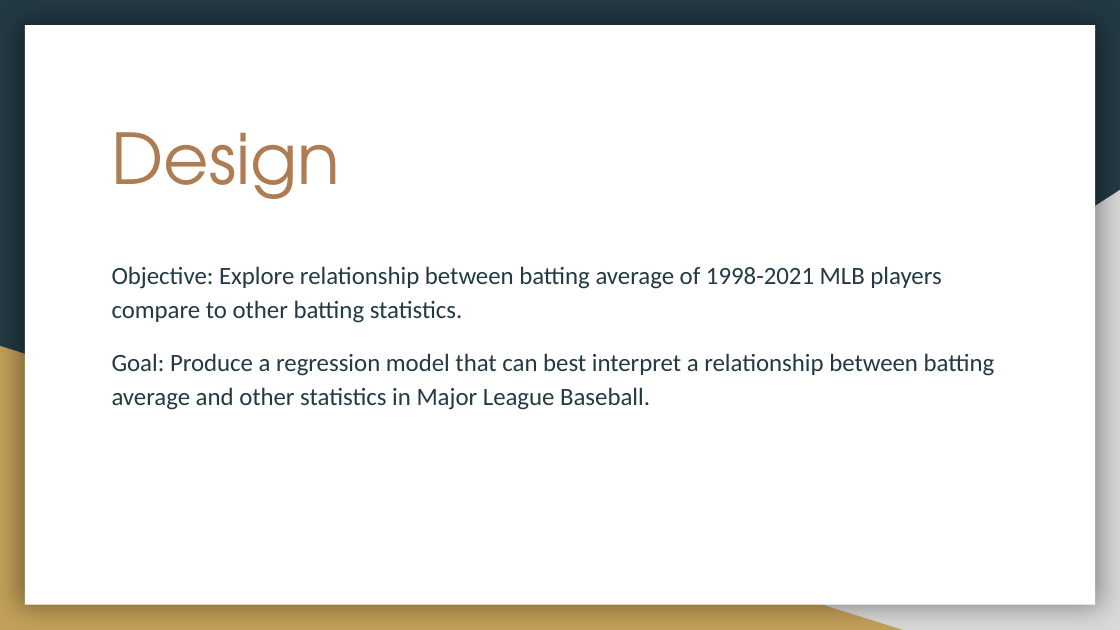
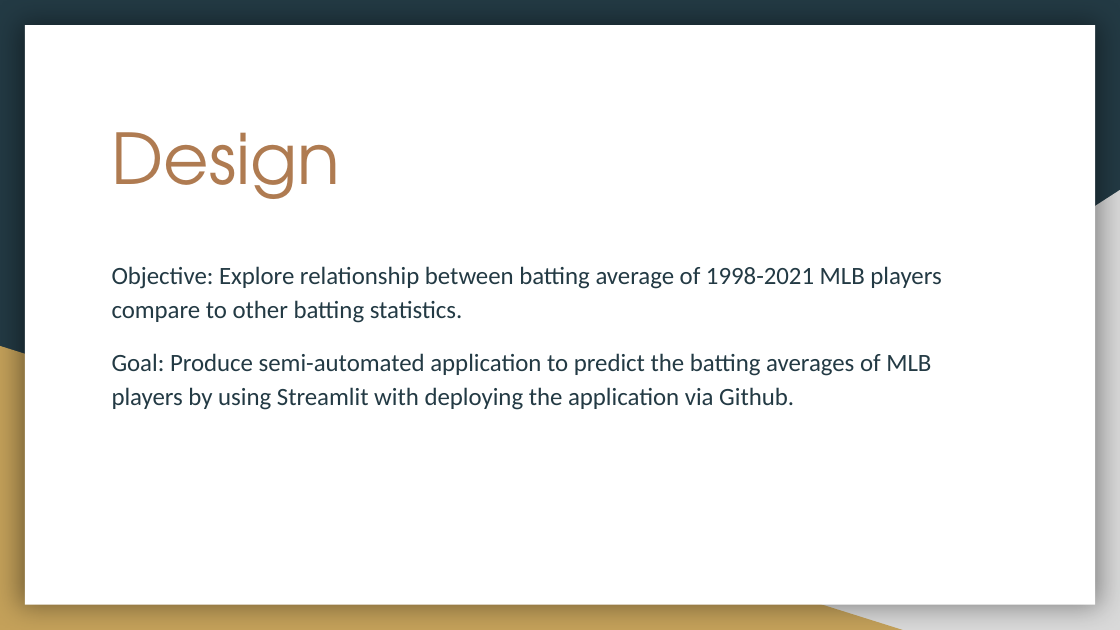
Before and after one commit to WooyoungJeong/Metis_Engineering_Project_WJ, a slide deck: slide 2 of Metis_Engineering_Project_Wooyoung_Jeong.pptx. Drawn at 1120x630 pixels with LibreOffice and Linux fonts; fonts in the diff are those of the drawing. Boxes give left, top, right and bottom in pixels: in the first picture for what was removed or moved away, otherwise in the second. Text is boxed around its words. In the diff, an @@ line names an element or a change of style, - is before the commit and + after.

```diff
--- a/Metis_Engineering_Project_Wooyoung_Jeong.pptx
+++ b/Metis_Engineering_Project_Wooyoung_Jeong.pptx
@@ text at [112, 353, 931, 410]: text changed @@
-Goal: Produce a regression model that can best interpret a relationship between batting average and other statistics in Major League Baseball.
+Goal: Produce semi-automated application to predict the batting averages of MLB players by using Streamlit with deploying the application via Github.
```
Also in this commit, not shown: 2 other slides changed.
